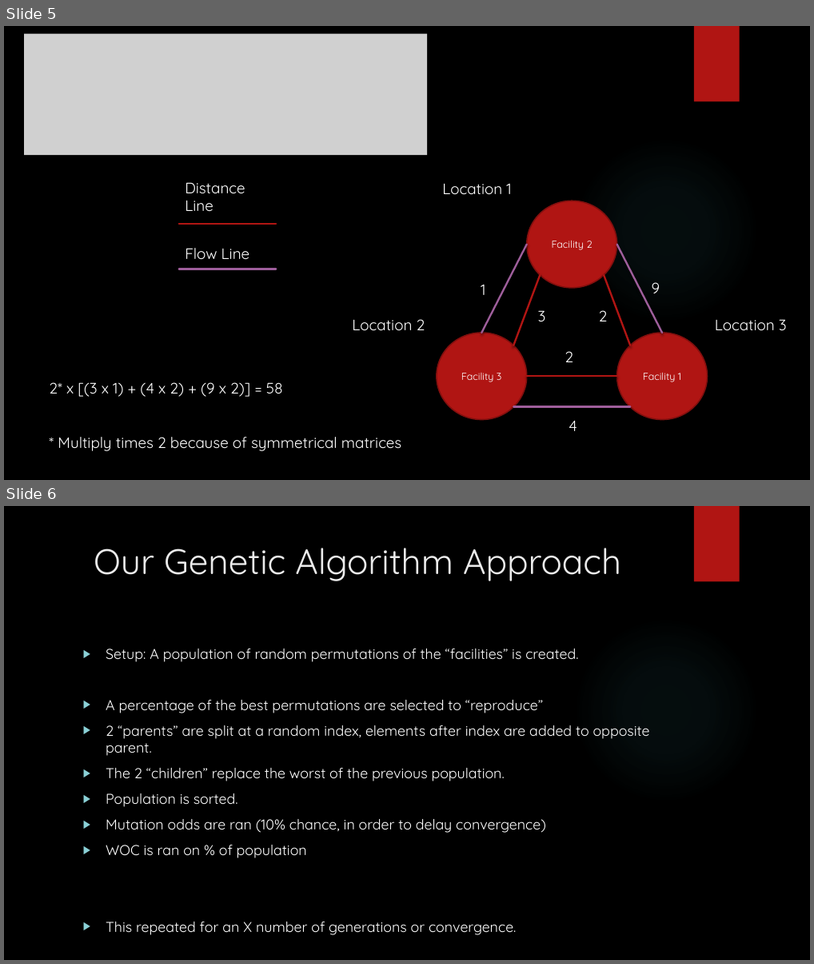
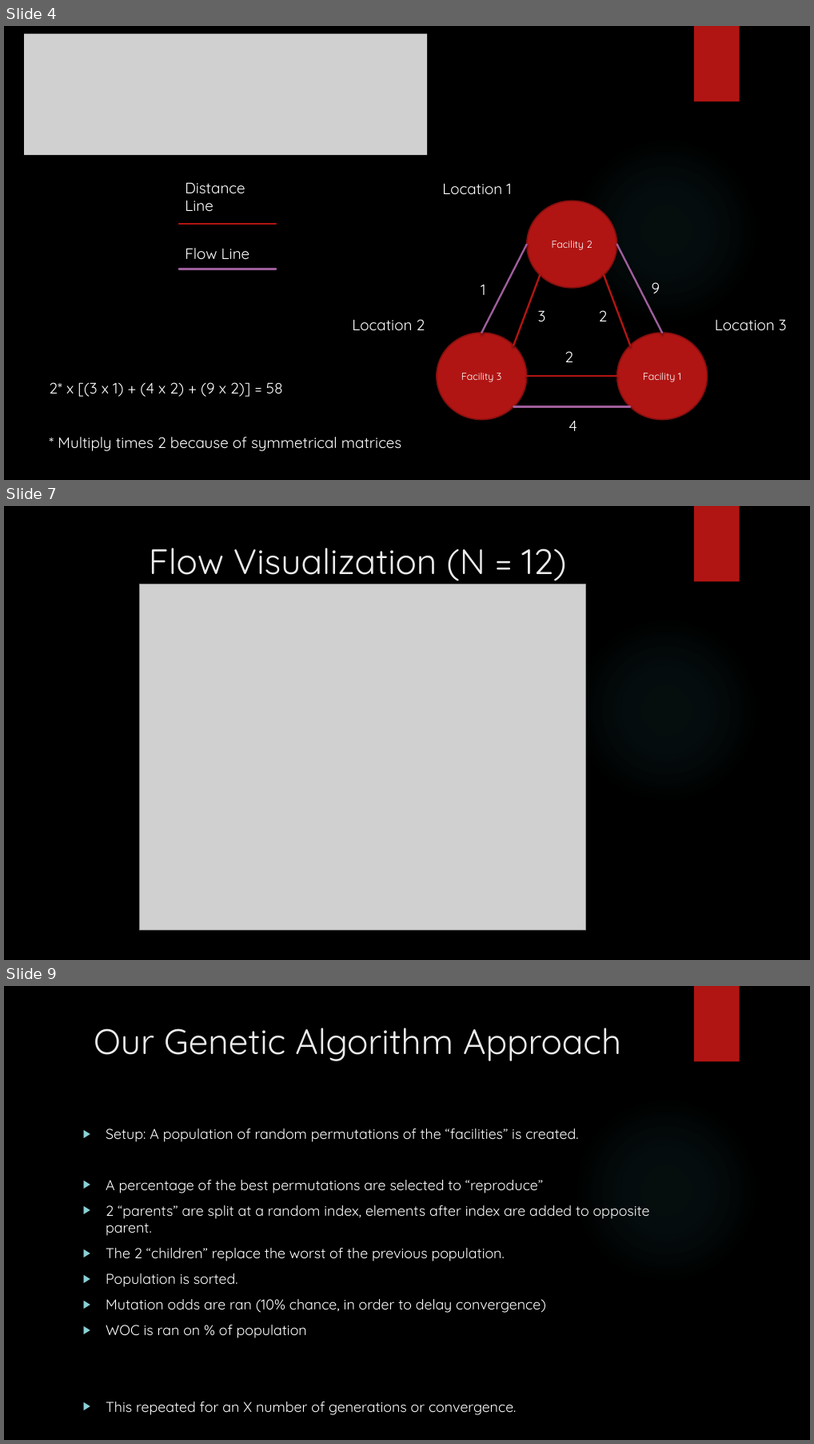
Before and after one commit to DSwikert/QuadraticAssignmentProblem, a slide deck: Results/QAP_PowerPoint.pptx. Shown one above the other, each under a label of ours: slides 5 and 6 before the commit, slides 4, 7 and 9 after it; the slides between them are not shown. The pictures are 814x964 and 814x1444 pixels, drawn with LibreOffice and Linux fonts; fonts in the diff are those of the drawing; grey boxes stand for pictures; background and template pictures are left out. Boxes give left, top, right and bottom in pixels: in the first picture for what was removed or moved away, otherwise in the second. Text is boxed around its words. In the diff, an @@ line names an element or a change of style, - is before the commit and + after.

```diff
--- a/Results/QAP_PowerPoint.pptx
+++ b/Results/QAP_PowerPoint.pptx
@@ slide 7 added at (4, 506, 810, 960), background picture (left out); not listed: 2 template elements that a slide beside it also shows @@
@@ title added at (149, 548, 566, 581), 42 pt, text #EBEBEB @@
+Flow Visualization (N = 12)
@@ picture added at (139, 584, 586, 929) @@
@@ what was slide 5 is now slide 4 @@
@@ what was slide 6 is now slide 9 @@
```
Also in this commit, not shown: 3 slides changed, 3 other slides added, 3 other files.
